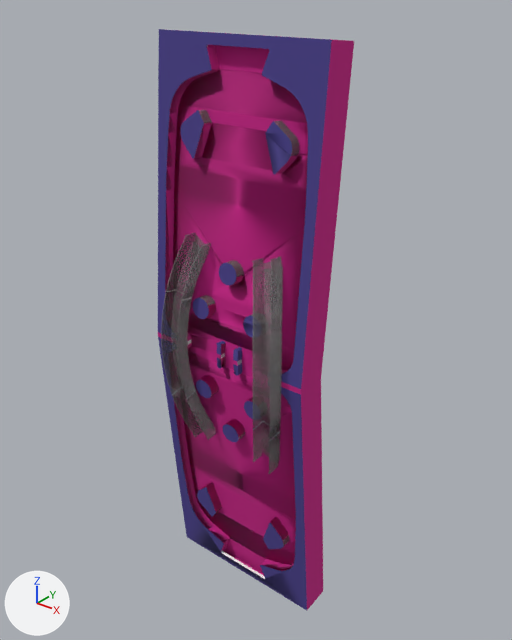
Renders of the COLLADA model final/public/models/multiplayer/stage.dae from each side of a commit.
Rendered twice from a 50 mm camera at (229.1, -227.0, 292.8) aimed at (44.9, 3.3, 150.0). The axes (+X, +Y, +Z) are drawn at lower left. The lights are the same throughout. Vertices at the same position are counted once.

In view in the first picture: 'SketchUp'.
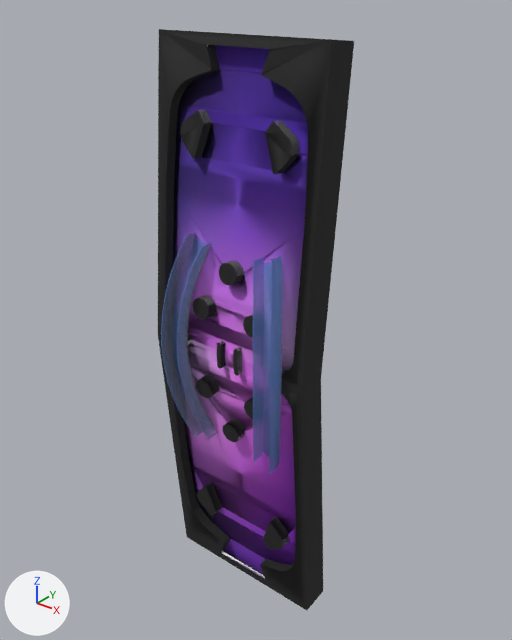
The change, as a list of edits to the scene's bpy script:
```text
Add img_ndice_jpg:
    img_ndice_jpg = load_image('_ndice.jpg', 'stage/_ndice.jpg', 355, 142, 'sRGB')
Add mat_índice:
    mat_índice = principled_material('índice')
    mat_índice.texture = img_ndice_jpg
    mat_índice.roughness = 0.9
Add mat_translucent_glass_blue:
    mat_translucent_glass_blue = principled_material('Translucent_Glass_Blue')
    mat_translucent_glass_blue.base_color = (0.127, 0.301, 0.847)  # blue #6495ed
    mat_translucent_glass_blue.roughness = 0.9
    mat_translucent_glass_blue.alpha = 0.502
Add mat_color_m08:
    mat_color_m08 = principled_material('Color_M08')
    mat_color_m08.base_color = (0.013, 0.013, 0.013)  # black #1e1e1e
    mat_color_m08.roughness = 0.9
Add mat_0136_charcoal:
    mat_0136_charcoal = principled_material('_0136_Charcoal')
    mat_0136_charcoal.base_color = (0.0168, 0.0168, 0.0168)  # black #232323
    mat_0136_charcoal.roughness = 0.9
Change me_sketchup:
    used by ob_sketchup; location = (0.0, 0.0, 0.0)
    remove me_sketchup.from_pydata(...)  # 2107 vertices, 4228 faces; spans x 0.0..85.0, y -24.0..10.0, z 0.0..273.0
    add me_sketchup.from_pydata(...)  # 2109 vertices, 4208 faces; spans x 0.0..85.0, y -24.0..10.0, z 0.0..273.0
    me_sketchup part 1: 39 vertices moved within x 13.0..72.0, y -9.0..-3.0, z 13.0..49.0; 2 vertices added at x 27.0..58.0, y 0.0, z 5.0
    me_sketchup part 2: 631 faces spanning x 0.0..85.0, y -17.0..10.0, z 0.0..273.0 switch from mat_0002_mediumvioletred (pink #c71585) to mat_color_m08 (black #1e1e1e)
    me_sketchup part 3: 590 faces spanning x 5.0..80.0, y -12.0..0.0, z 0.0..272.0 switch from mat_0002_mediumvioletred (pink #c71585) to mat_índice (picture img_ndice_jpg)
    me_sketchup part 4: 690 faces spanning x 10.0..75.0, y -24.0..-7.0, z 82.0..190.0 switch from mat_translucent_glass_gray (grey #808080) to mat_translucent_glass_blue (blue #6495ed)
    me_sketchup part 5: 31 faces spanning x 36.0..49.0, y -15.0..-11.0, z 130.0..143.0 switch from mat_0109_darkslateblue (blue #483d8b) to mat_translucent_glass_gray (grey #808080)
    me_sketchup part 6: 484 faces spanning x 0.0..85.0, y -17.0..-5.0, z 0.0..273.0 switch from mat_0109_darkslateblue (blue #483d8b) to mat_color_m08 (black #1e1e1e)
    add me_sketchup.materials.append(mat_0136_charcoal)  # black #232323
```

Changed parts and their boxes [x1, y1, x2, y2] in the pictures (512 x 640 px; the box of a moved part takes in the faces that stretch with it):
part 1 of me_sketchup, moved or reshaped: [190, 464, 296, 578] in both
part 2 of me_sketchup, recoloured (purple to black): [158, 30, 354, 610] in both
part 3 of me_sketchup, recoloured: [173, 45, 308, 573] in both
part 4 of me_sketchup, recoloured: [161, 233, 283, 474] in both
part 5 of me_sketchup, recoloured: [218, 342, 242, 362] in both
part 6 of me_sketchup, recoloured (blue to black): [158, 31, 332, 610] in both
